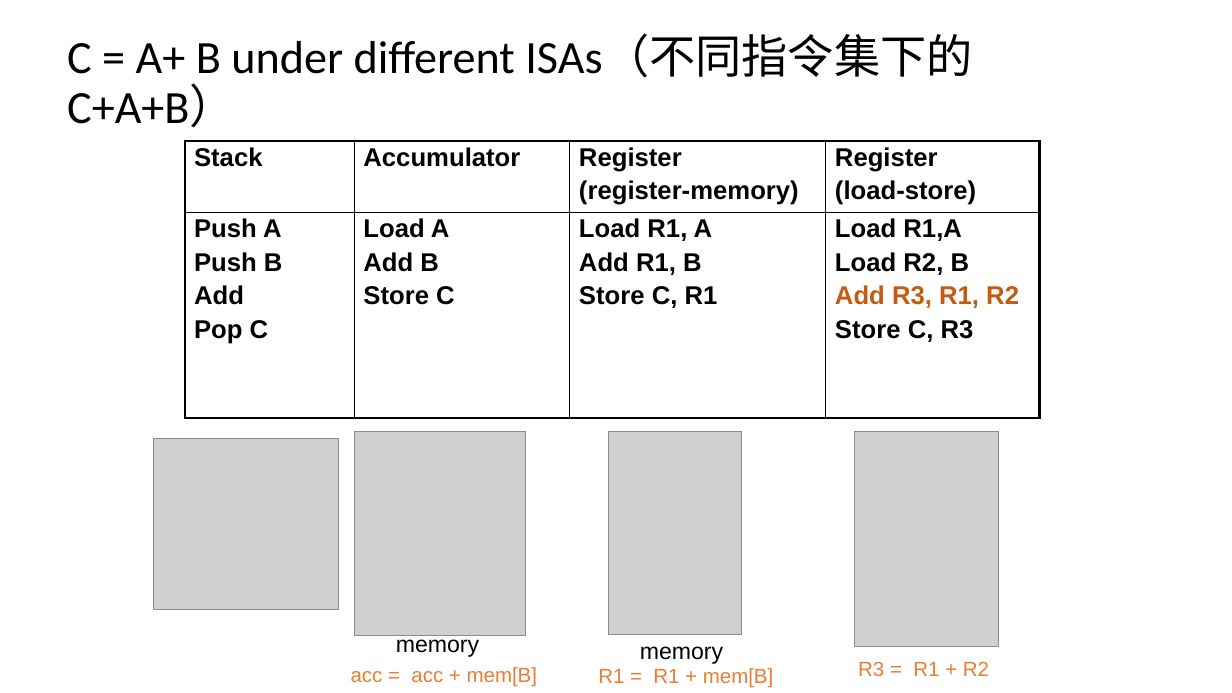
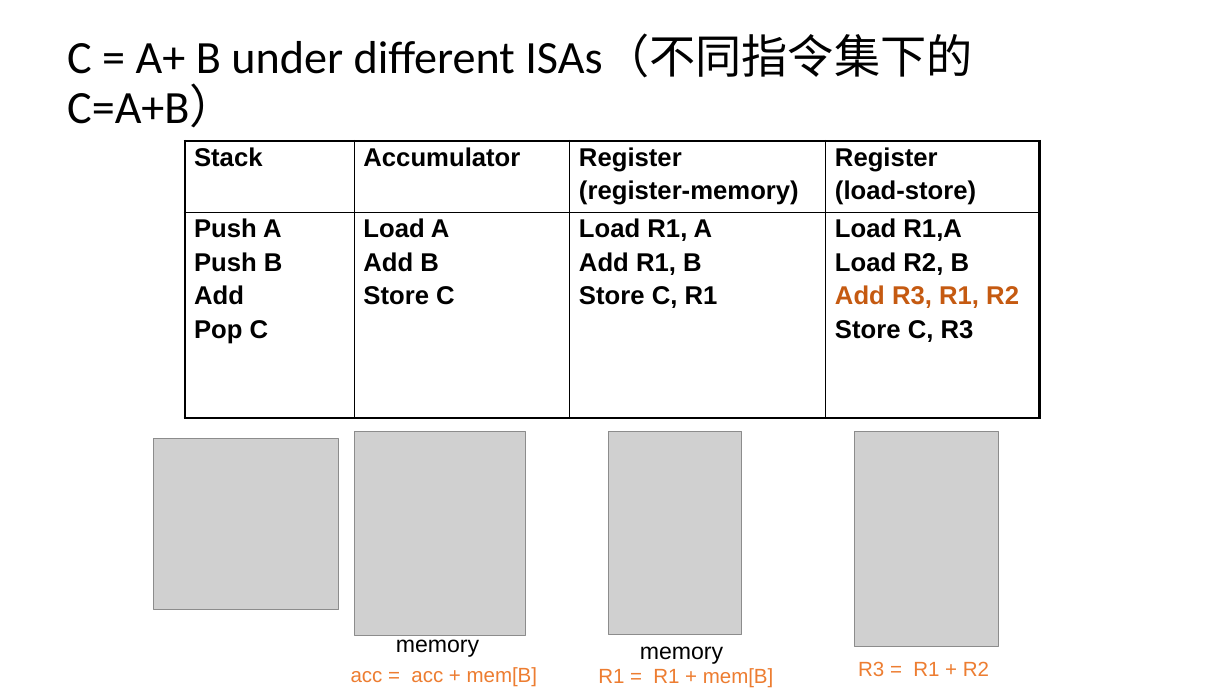
Before and after one commit to vcboy1/Leeds, a slide deck: slide 52 of 26fall/1860/Lecture/Week1.6/Lec_1.6.1_Architecture_and_Instruction_Sets.pptx. Drawn at 1232x693 pixels with LibreOffice and Linux fonts; fonts in the diff are those of the drawing; grey boxes stand for pictures. Boxes give left, top, right and bottom in pixels: in the first picture for what was removed or moved away, otherwise in the second. Text is boxed around its words. In the diff, an @@ line names an element or a change of style, - is before the commit and + after.

```diff
--- a/26fall/1860/Lecture/Week1.6/Lec_1.6.1_Architecture_and_Instruction_Sets.pptx
+++ b/26fall/1860/Lecture/Week1.6/Lec_1.6.1_Architecture_and_Instruction_Sets.pptx
@@ title at (x1=67, y1=34, x2=972, y2=128): text changed @@
-C = A+ B under different ISAs（不同指令集下的C+A+B）
+C = A+ B under different ISAs（不同指令集下的C=A+B）
```
Also in this commit, not shown: 7 other slides changed, 1 slide added, 1 slide removed, 4 other files.
